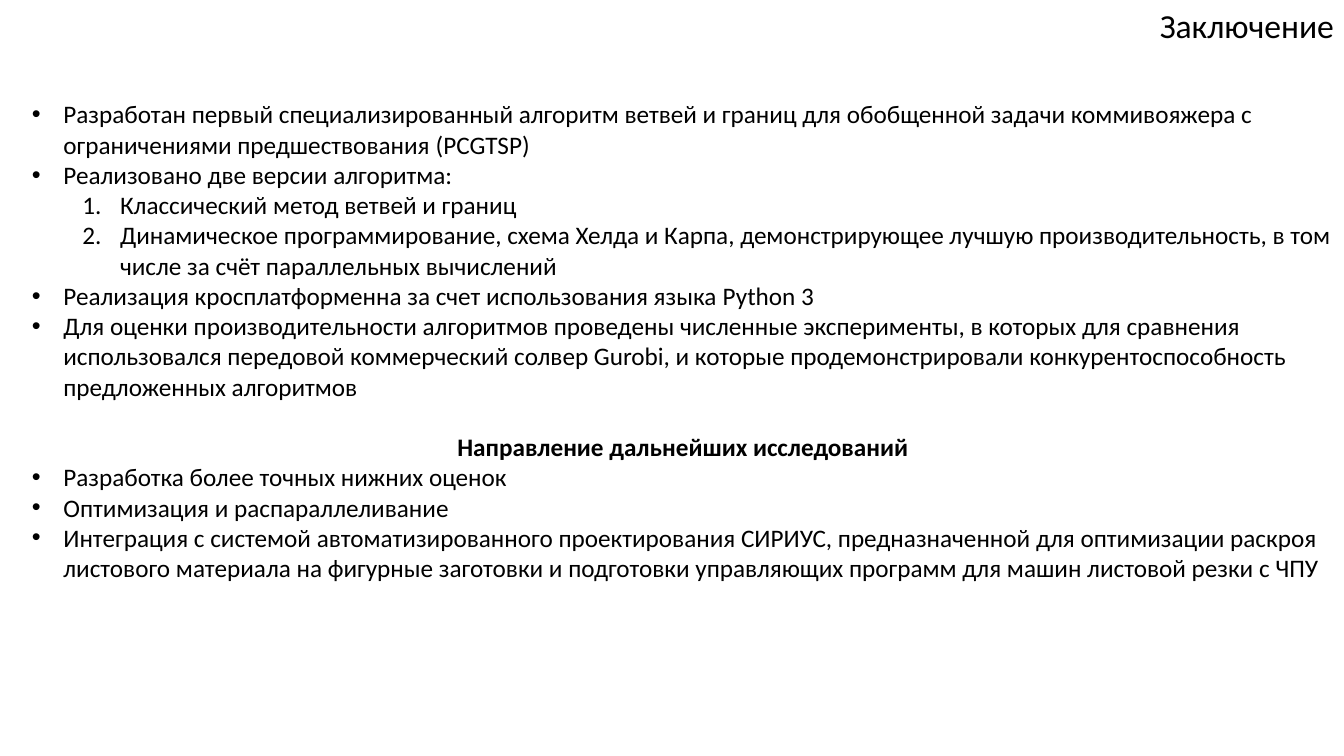
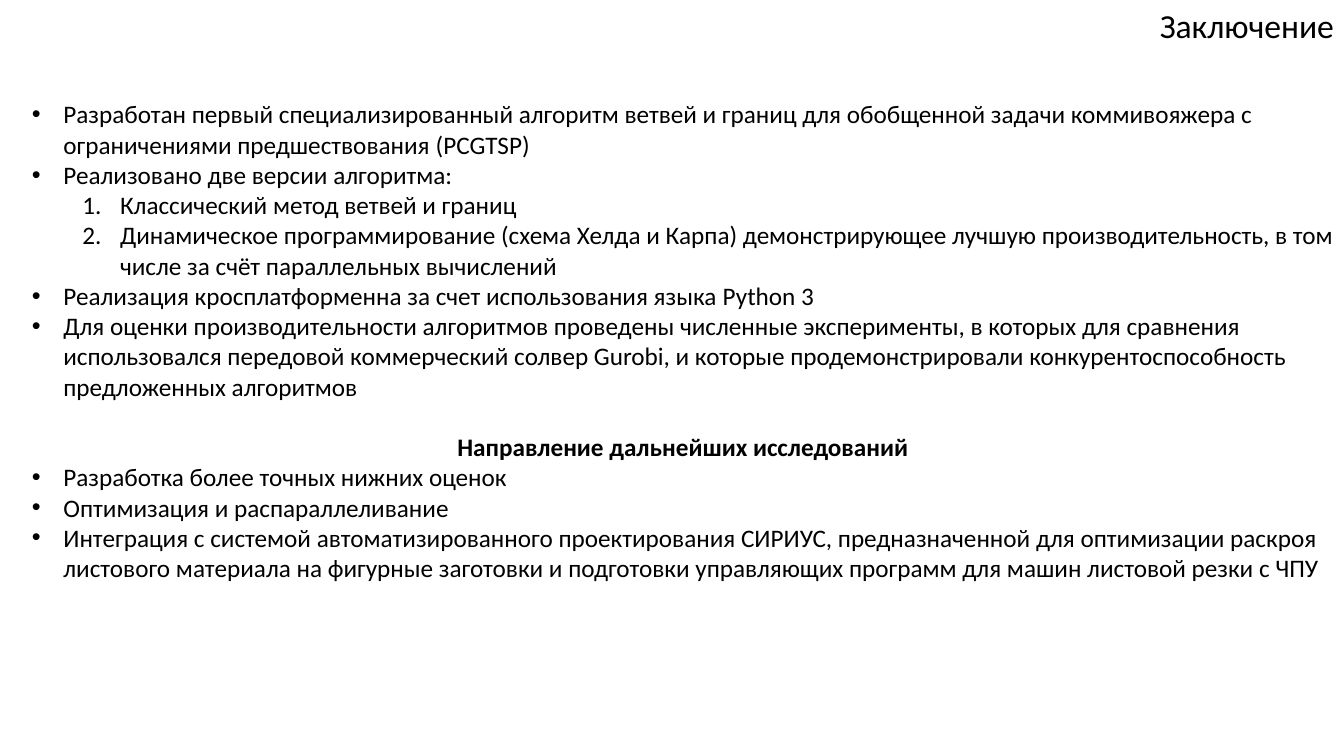
Before and after one commit to ukoloff/these, a slide deck: slide 11 of article/pcgtsp.pptx. Drawn at 1344x756 pixels with LibreOffice and Linux fonts; fonts in the diff are those of the drawing. Boxes give left, top, right and bottom in pixels: in the first picture for what was removed or moved away, otherwise in the second. Text is boxed around its words. In the diff, an @@ line names an element or a change of style, - is before the commit and + after.

```diff
--- a/article/pcgtsp.pptx
+++ b/article/pcgtsp.pptx
@@ text at (120, 225, 1333, 279): text changed @@
-  2. Динамическое программирование, схема Хелда и Карпа, демонстрирующее лучшую производительность, в том числе за счёт параллельных вычислений
+  2. Динамическое программирование (схема Хелда и Карпа) демонстрирующее лучшую производительность, в том числе за счёт параллельных вычислений
```
Also in this commit, not shown: 3 other slides changed.
